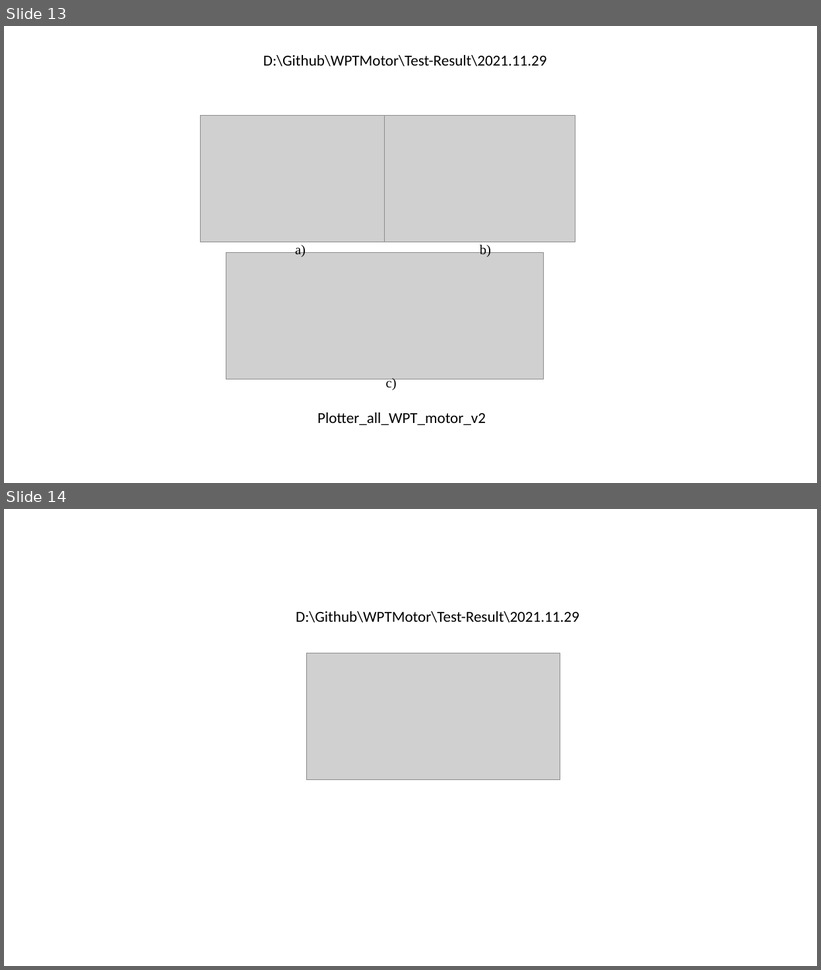
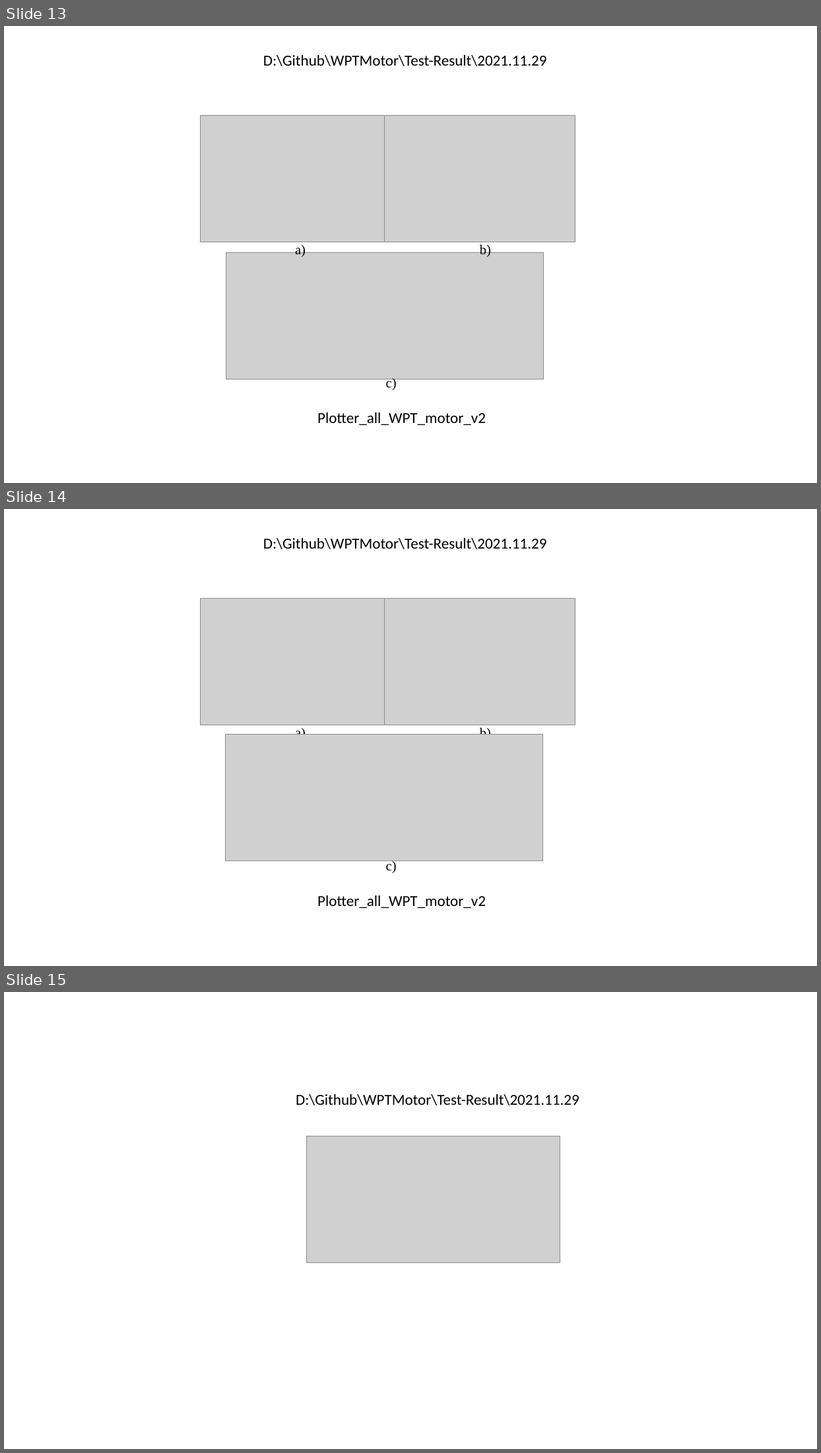
Before and after one commit to EnesAyaz/WPTMotor, a slide deck: Test-Result/2022.12.01/New Microsoft PowerPoint Presentation.pptx. Shown one above the other, each under a label of ours: slides 13 and 14 before the commit, slides 13, 14 and 15 after it. The pictures are 821x970 and 821x1453 pixels, drawn with LibreOffice and Linux fonts; fonts in the diff are those of the drawing; grey boxes stand for pictures. Boxes give left, top, right and bottom in pixels: in the first picture for what was removed or moved away, otherwise in the second. Text is boxed around its words. In the diff, an @@ line names an element or a change of style, - is before the commit and + after.

```diff
--- a/Test-Result/2022.12.01/New Microsoft PowerPoint Presentation.pptx
+++ b/Test-Result/2022.12.01/New Microsoft PowerPoint Presentation.pptx
@@ slide 14 added at (4, 509, 817, 966), background #FFFFFF @@
@@ text added at (263, 538, 547, 549), 18 pt, text #000000 @@
+D:\Github\WPTMotor\Test-Result\2021.11.29
@@ picture added at (201, 599, 391, 725) @@
@@ picture added at (385, 599, 575, 725) @@
@@ picture added at (225, 734, 543, 861) @@
@@ text added at (295, 727, 306, 735), 16 pt, text #000000 @@
+a)
@@ text added at (480, 727, 491, 735), 16 pt, text #000000 @@
+b)
@@ text added at (386, 860, 397, 873), 16 pt, text #000000 @@
+c)
@@ text added at (318, 896, 486, 908), 18 pt, text #000000 @@
+Plotter_all_WPT_motor_v2
@@ what was slide 14 is now slide 15 @@
```
Also in this commit, not shown: 12 other files.
